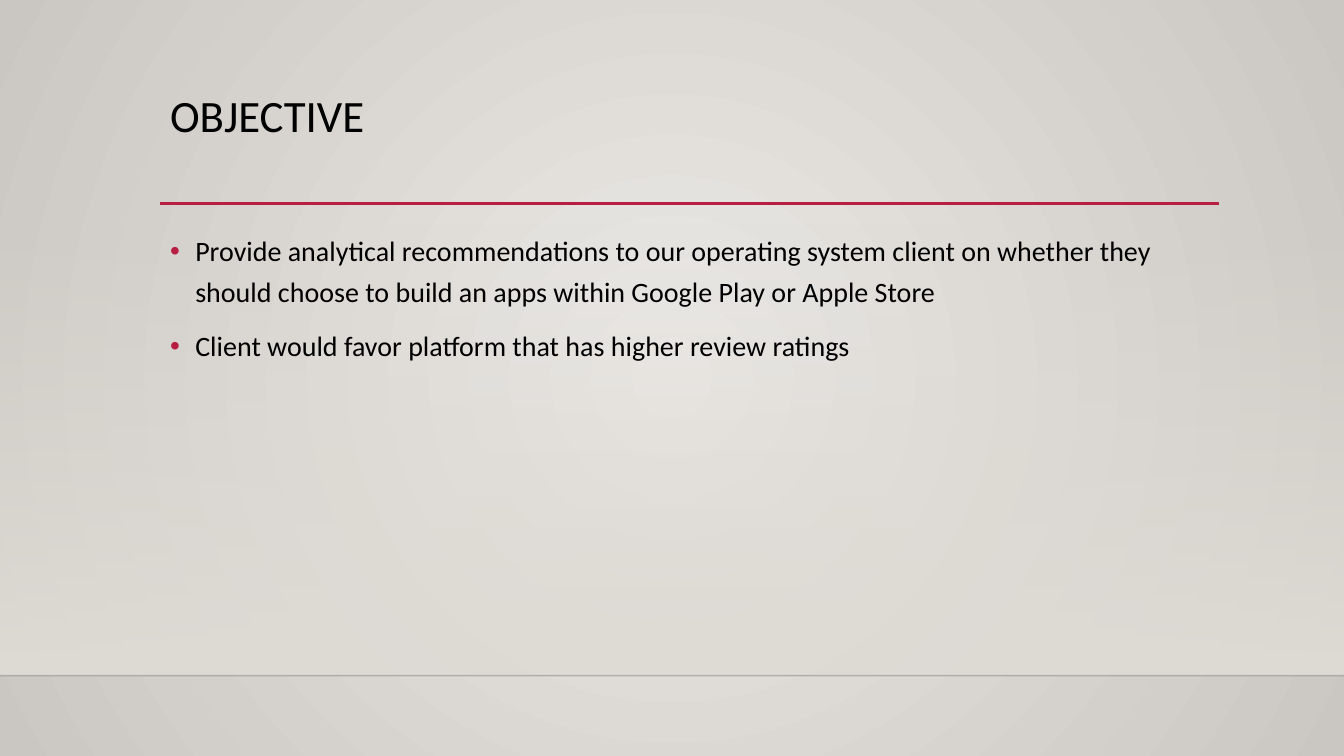
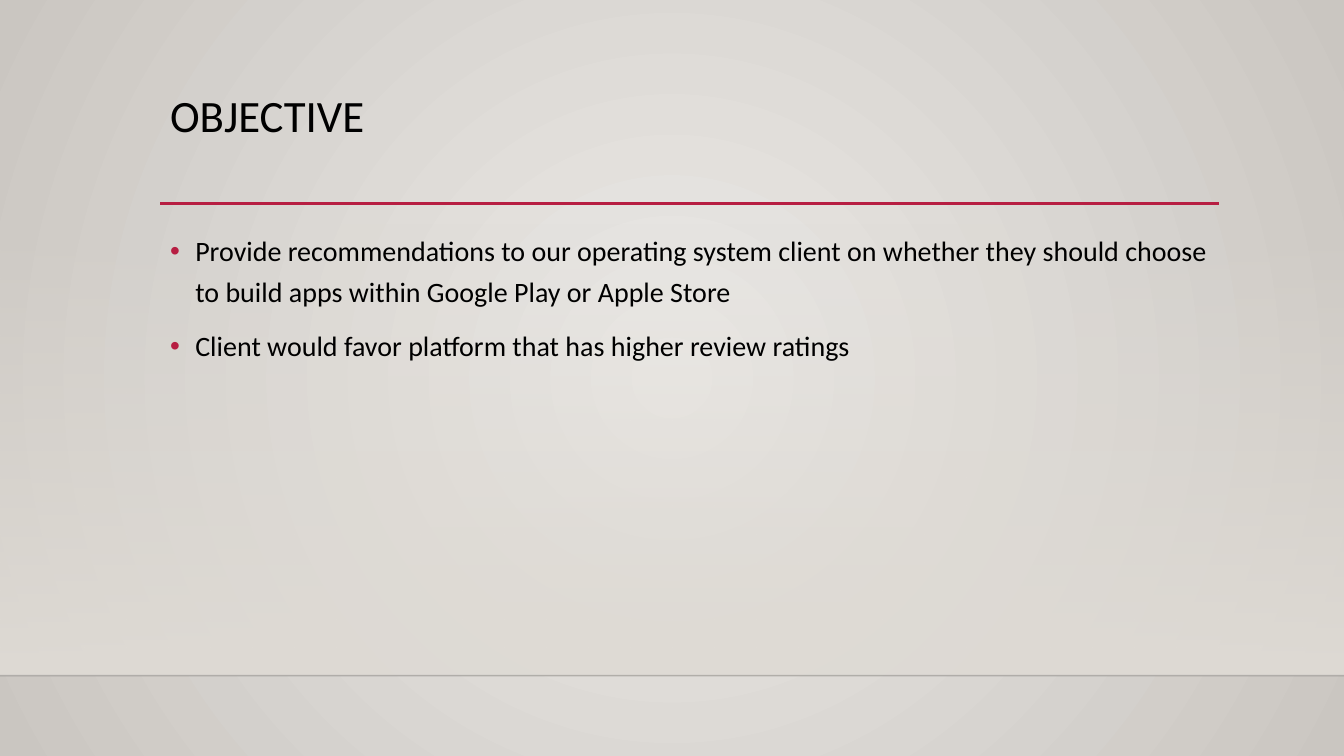
Before and after one commit to sittingman/dstrackprep, a slide deck: slide 2 of Apps/Platform analysis.pptx. Drawn at 1344x756 pixels with LibreOffice and Linux fonts; fonts in the diff are those of the drawing; background and template pictures are left out. Boxes give left, top, right and bottom in pixels: in the first picture for what was removed or moved away, otherwise in the second. Text is boxed around its words. In the diff, an @@ line names an element or a change of style, - is before the commit and + after.

```diff
--- a/Apps/Platform analysis.pptx
+++ b/Apps/Platform analysis.pptx
@@ text at box(195, 241, 1206, 307): text changed @@
-• Provide analytical recommendations to our operating system client on whether they should choose to build an apps within Google Play or Apple Store
+• Provide recommendations to our operating system client on whether they should choose to build apps within Google Play or Apple Store
```
Also in this commit, not shown: 3 other slides changed.
